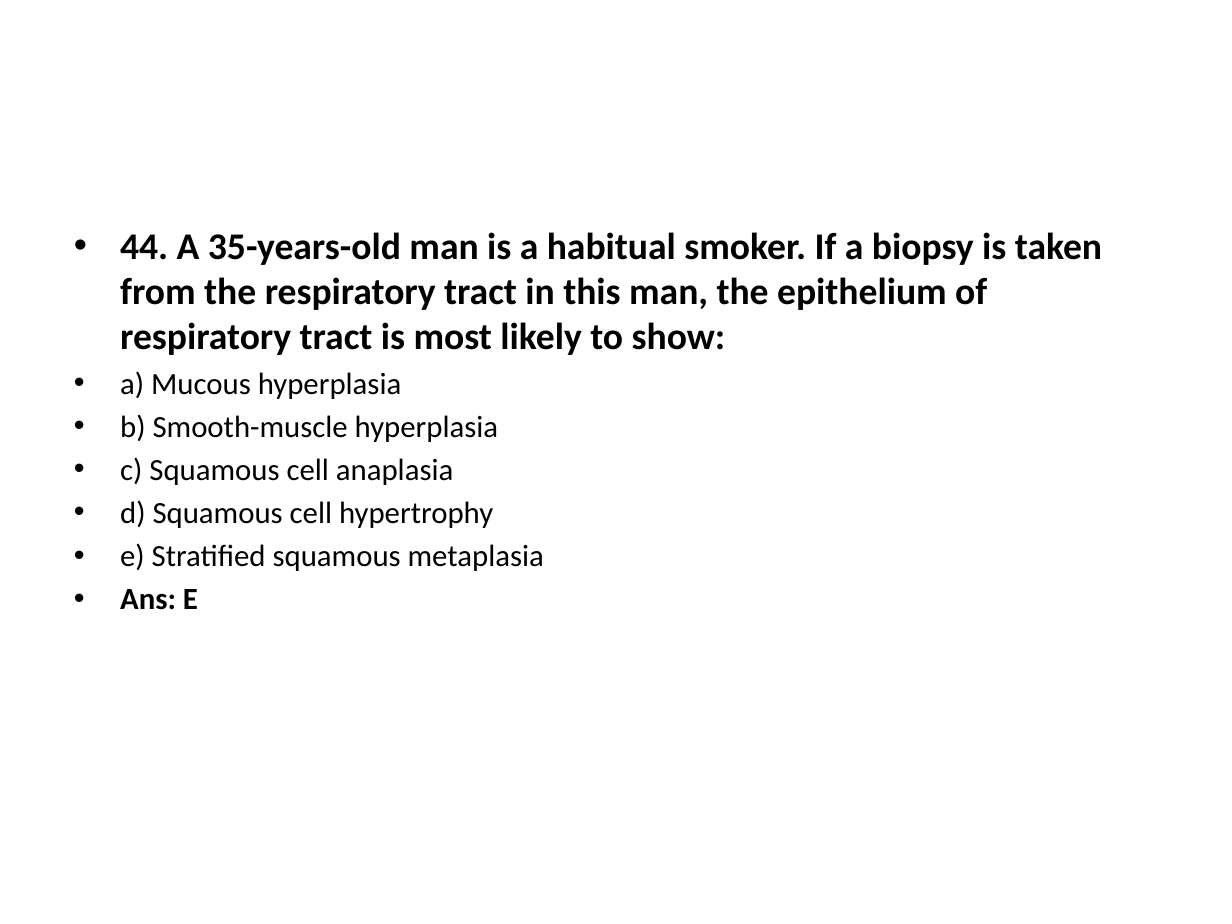
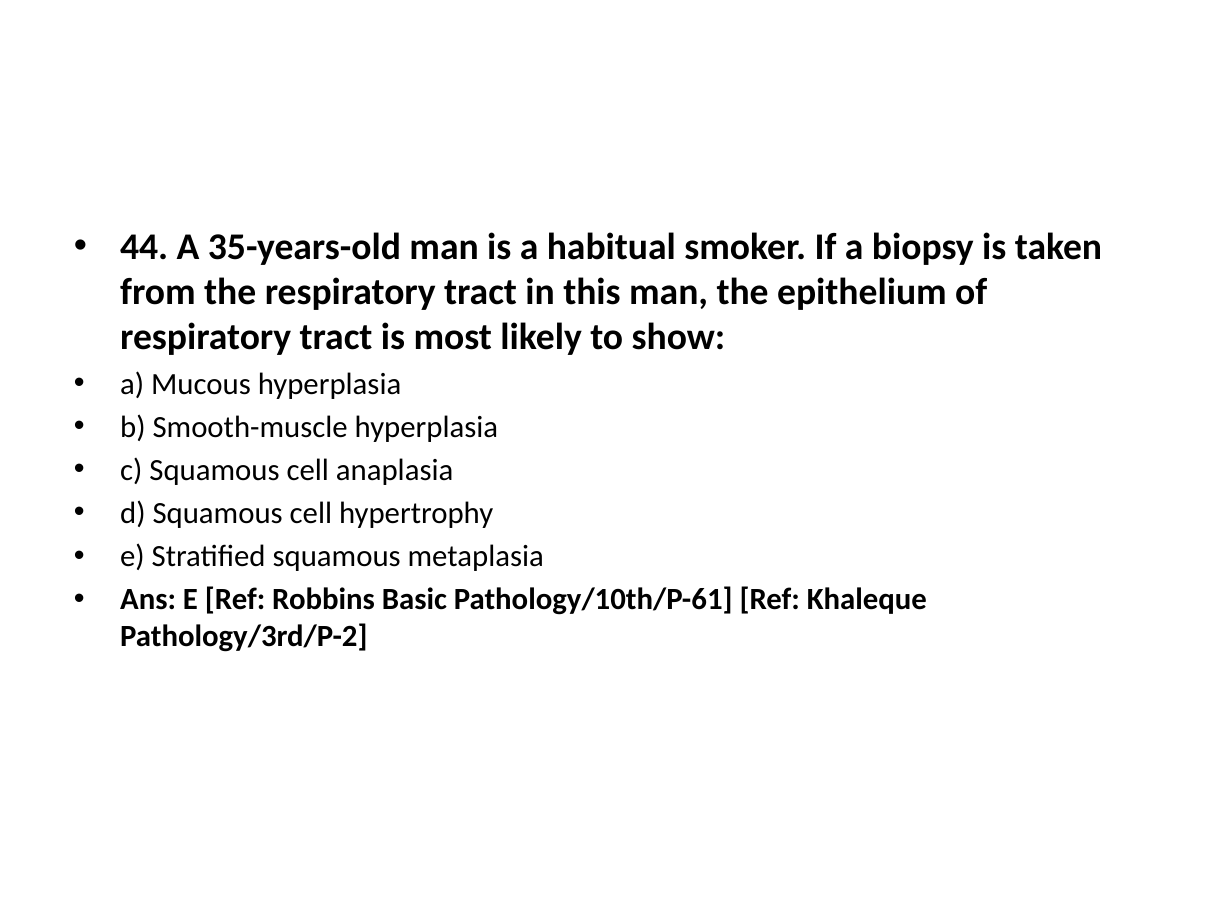
Before and after one commit to jahirulislammolla/exam_power_point, a slide deck: slide 87 of Cell_Injury___Adaptation__Inflammation___Healing___Hemodynamic_Exam__Gynae_July_25__C.pptx. Drawn at 1232x924 pixels with LibreOffice and Linux fonts; fonts in the diff are those of the drawing. Boxes give left, top, right and bottom in pixels: in the first picture for what was removed or moved away, otherwise in the second. Text is boxed around its words. In the diff, an @@ line names an element or a change of style, - is before the commit and + after.

```diff
--- a/Cell_Injury___Adaptation__Inflammation___Healing___Hemodynamic_Exam__Gynae_July_25__C.pptx
+++ b/Cell_Injury___Adaptation__Inflammation___Healing___Hemodynamic_Exam__Gynae_July_25__C.pptx
@@ text at (120, 586, 927, 652): text changed @@
-• Ans: E
+• Ans: E [Ref: Robbins Basic Pathology/10th/P-61] [Ref: Khaleque Pathology/3rd/P-2]
```
Also in this commit, not shown: 90 other slides changed, 11 other files.
